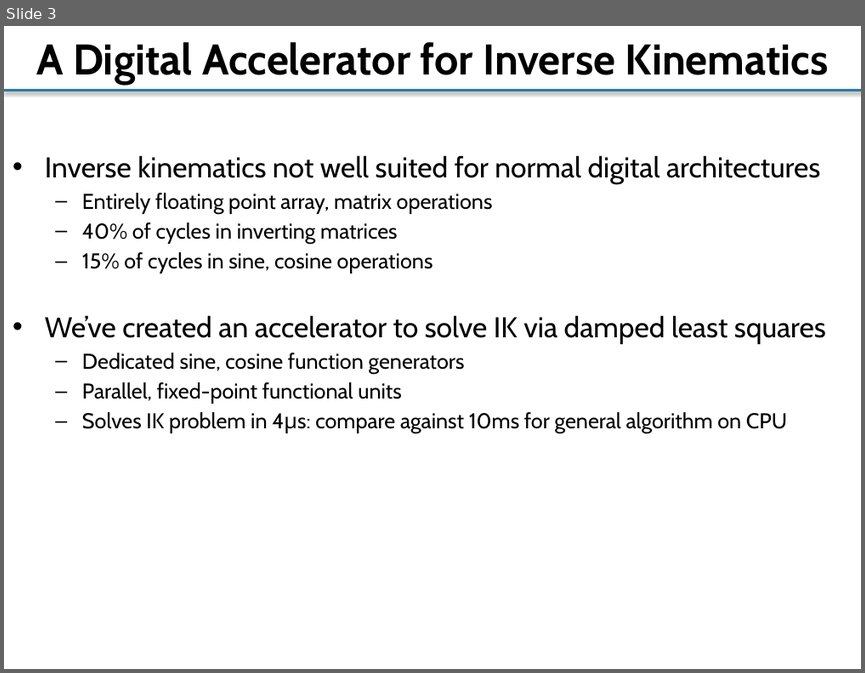
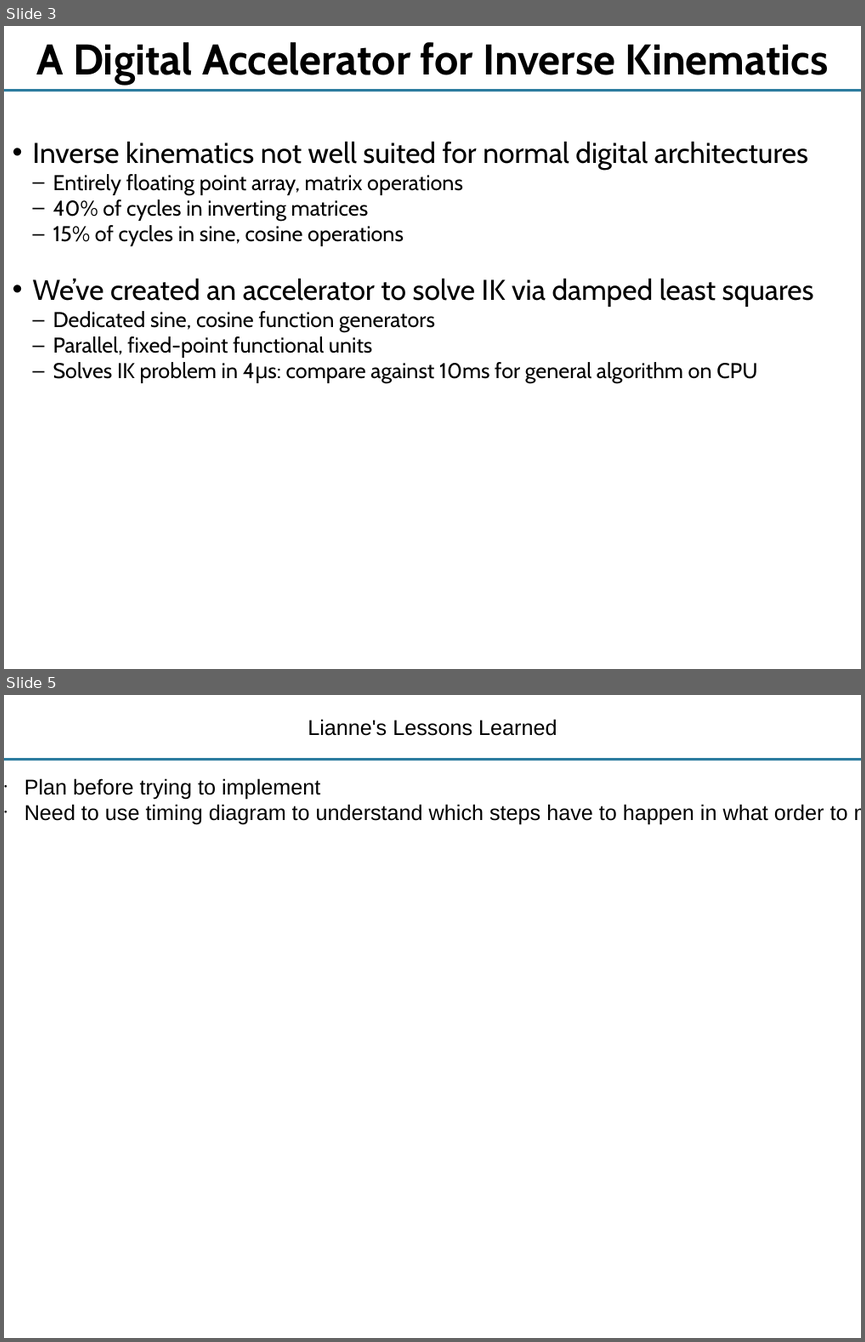
Before and after one commit to yipenghuang0302/csee4840_14, a slide deck: doc/talk/IKSwift.pptx. Shown one above the other, each under a label of ours: slide 3 before the commit, slides 3 and 5 after it; the slides between them are not shown. The pictures are 865x673 and 865x1342 pixels, drawn with LibreOffice and Linux fonts; fonts in the diff are those of the drawing. Boxes give left, top, right and bottom in pixels: in the first picture for what was removed or moved away, otherwise in the second. Text is boxed around its words. In the diff, an @@ line names an element or a change of style, - is before the commit and + after.

```diff
--- a/doc/talk/IKSwift.pptx
+++ b/doc/talk/IKSwift.pptx
@@ slide 5 added at (x1=4, y1=695, x2=861, y2=1338), background #FFFFFF; not listed: 1 template element that a slide beside it also shows @@
@@ text added at (x1=307, y1=719, x2=556, y2=736), 18 pt, text #000000 @@
+Lianne's Lessons Learned
@@ text added at (x1=24, y1=778, x2=848, y2=825), 18 pt, text #000000 @@
+● Plan before trying to implement
+● Need to use timing diagram to understand which steps have to happen in what order to maximize resource sharing and parallelism
@@ slide 3 changed as well @@
@@ line (4, 91) - (861, 91): stroke #2C7C9F 2 pt to #2C7C9F 2.01 pt @@
@@ text "Inverse kinematics not well suited ..." at (x1=33, y1=141, x2=814, y2=384): indent changed; less space between paragraphs @@
```
Also in this commit, not shown: 2 other slides changed, 1 other slide added, 2 other files.
